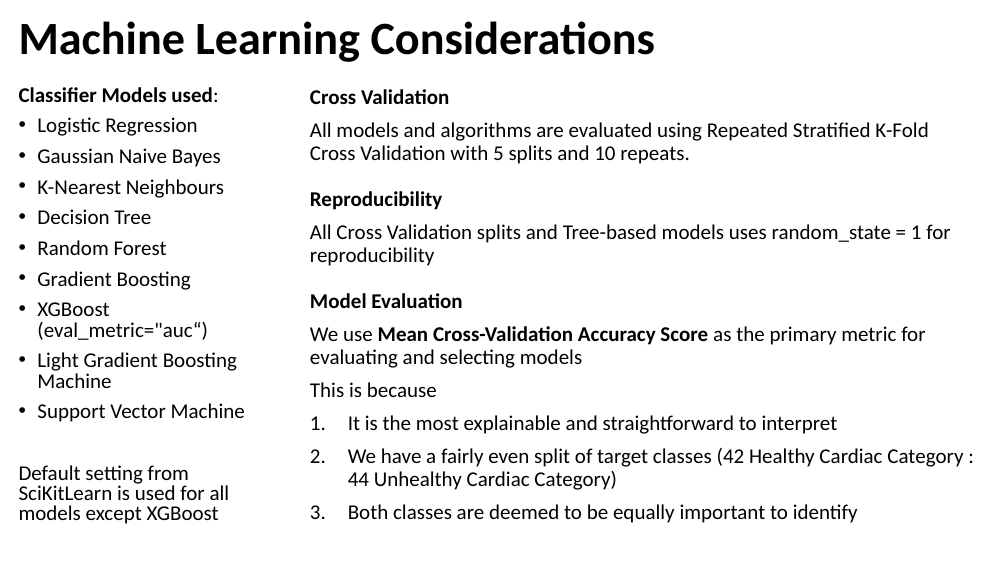
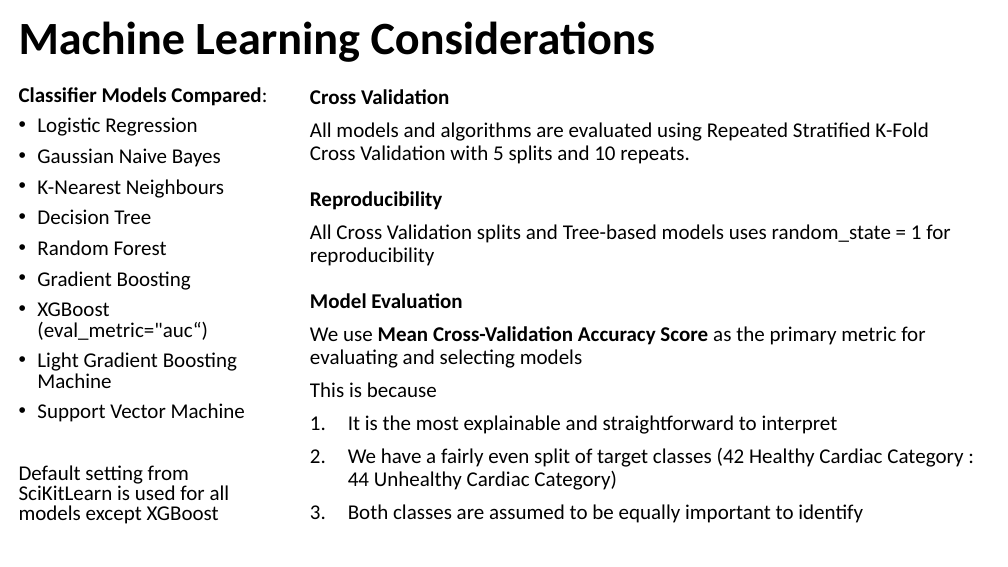
Before and after one commit to kelliesyhh/UROP-CardiacCategoryClassification, a slide deck: slide 8 of Bryan/Slides/Predicting Cardiac Category using Biomedical Data and ML.pptx. Drawn at 1008x567 pixels with LibreOffice and Linux fonts; fonts in the diff are those of the drawing. Boxes give left, top, right and bottom in pixels: in the first picture for what was removed or moved away, otherwise in the second. Text is boxed around its words. In the diff, an @@ line names an element or a change of style, - is before the commit and + after.

```diff
--- a/Bryan/Slides/Predicting Cardiac Category using Biomedical Data and ML.pptx
+++ b/Bryan/Slides/Predicting Cardiac Category using Biomedical Data and ML.pptx
@@ text at (19, 87, 267, 106): text changed @@
-Classifier Models used:
+Classifier Models Compared:
@@ text at (348, 504, 863, 523): text changed @@
-3. Both classes are deemed to be equally important to identify
+3. Both classes are assumed to be equally important to identify
```
Also in this commit, not shown: 4 other slides changed.
